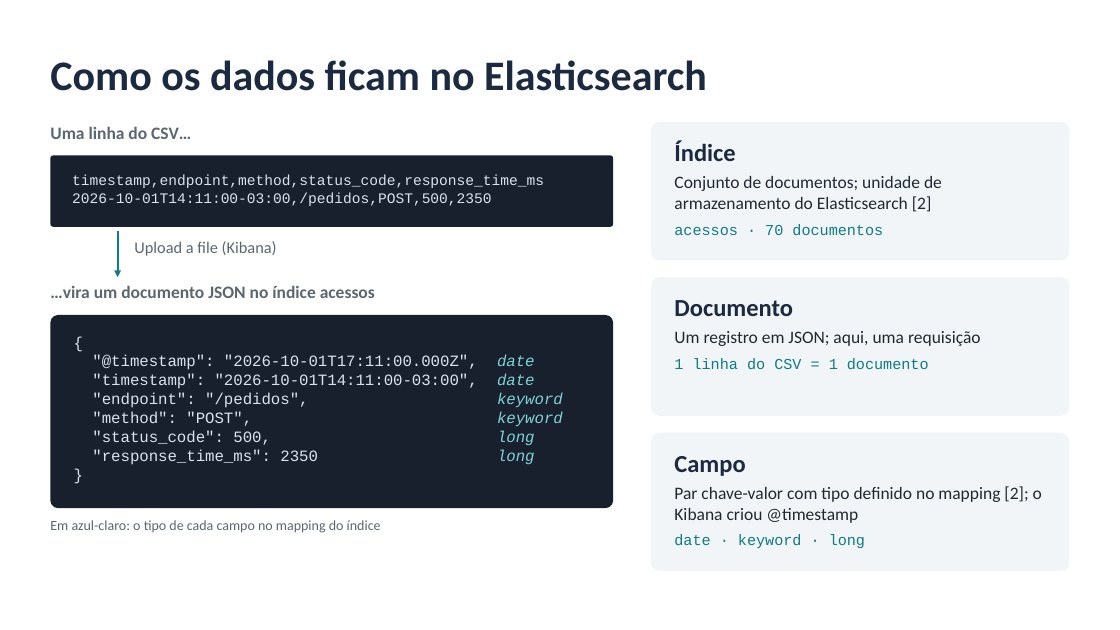
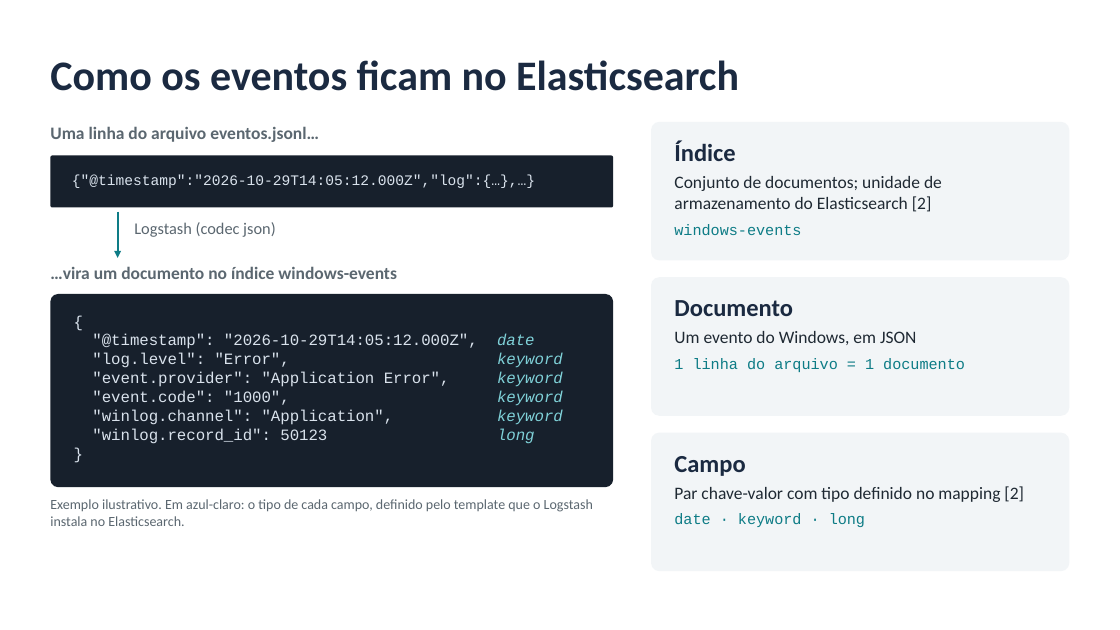
Before and after one commit to LuidyOn/Seminario_Kibana, a slide deck: slide 4 of slides/seminario_kibana.pptx. Drawn at 1120x630 pixels with LibreOffice and Linux fonts; fonts in the diff are those of the drawing. Boxes give left, top, right and bottom in pixels: in the first picture for what was removed or moved away, otherwise in the second. Text is boxed around its words. In the diff, an @@ line names an element or a change of style, - is before the commit and + after.

Commit message:
Atualiza documentação e slides para a demonstração com eventos reais
- README, conteúdo do seminário, roteiros e referências passam a
  descrever o fluxo Windows -> coletor -> Logstash -> Elasticsearch ->
  Kibana, com o que é e o que não é coletado
- Roteiro da demonstração com checklist de primeira validação no
  computador da apresentação, diagnóstico e contingência
- Apresentação regenerada: 12 slides editáveis, só com formas nativas,
  sem imagens nem dados reais

Os arquivos da demonstração anterior, com dados fictícios, permanecem
no repositório até a validação completa do novo fluxo.

```diff
--- a/slides/seminario_kibana.pptx
+++ b/slides/seminario_kibana.pptx
@@ title at bbox=[50, 60, 739, 91]: text changed @@
-Como os dados ficam no Elasticsearch
+Como os eventos ficam no Elasticsearch
@@ text at bbox=[50, 126, 319, 142]: text changed @@
-Uma linha do CSV…
+Uma linha do arquivo eventos.jsonl…
@@ rounded rectangle "{"@timestamp":"2026-10-29T14:05:12.000Z","log":{…},…}": place and size @@
-rounded rectangle "{"@timestamp":"2026-10-29T14:05:12.000Z","log":{…},…}" at bbox=[50, 155, 613, 227]
+rounded rectangle "{"@timestamp":"2026-10-29T14:05:12.000Z","log":{…},…}" at bbox=[50, 155, 613, 208]
@@ text in rounded rectangle at bbox=[72, 175, 535, 188]: text changed @@
-timestamp,endpoint,method,status_code,response_time_ms
-2026-10-01T14:11:00-03:00,/pedidos,POST,500,2350
+{"@timestamp":"2026-10-29T14:05:12.000Z","log":{…},…}
@@ arrow moved from (118, 231) - (118, 277) to (118, 212) - (118, 258) @@
@@ text at bbox=[134, 222, 275, 237]: text changed @@
-Upload a file (Kibana)
+Logstash (codec json)
@@ text in rounded rectangle at bbox=[674, 224, 801, 235]: text changed @@
-acessos · 70 documentos
+windows-events
@@ text at bbox=[50, 266, 397, 279]: text changed @@
-…vira um documento JSON no índice acessos
+…vira um documento no índice windows-events
@@ rounded rectangle "{": place and size @@
-rounded rectangle "{" at bbox=[50, 315, 613, 508]
+rounded rectangle "{" at bbox=[50, 294, 613, 487]
@@ text in rounded rectangle at bbox=[92, 334, 535, 444]: text changed @@
-"@timestamp": "2026-10-01T17:11:00.000Z", date
-"timestamp": "2026-10-01T14:11:00-03:00", date
-"endpoint": "/pedidos", keyword
-"method": "POST", keyword
-"status_code": 500, long
-"response_time_ms": 2350 long
+"@timestamp": "2026-10-29T14:05:12.000Z", date
+"log.level": "Error", keyword
+"event.provider": "Application Error", keyword
+"event.code": "1000", keyword
+"winlog.channel": "Application", keyword
+"winlog.record_id": 50123 long
@@ text in rounded rectangle at bbox=[674, 331, 965, 372]: text changed; size 15 to 13 pt; font Calibri to Courier New; text colour #1F2933 to #0E7C86 @@
-Um registro em JSON; aqui, uma requisição
-1 linha do CSV = 1 documento
+Um evento do Windows, em JSON
+1 linha do arquivo = 1 documento
@@ text at bbox=[50, 499, 593, 526]: text changed @@
-Em azul-claro: o tipo de cada campo no mapping do índice
+Exemplo ilustrativo. Em azul-claro: o tipo de cada campo, definido pelo template que o Logstash instala no Elasticsearch.
@@ text in rounded rectangle at bbox=[674, 486, 1024, 502]: text changed @@
-Par chave-valor com tipo definido no mapping [2]; o Kibana criou @timestamp
+Par chave-valor com tipo definido no mapping [2]
```
Also in this commit, not shown: 6 other slides changed, 5 slides added, 5 slides removed, 6 other files.
